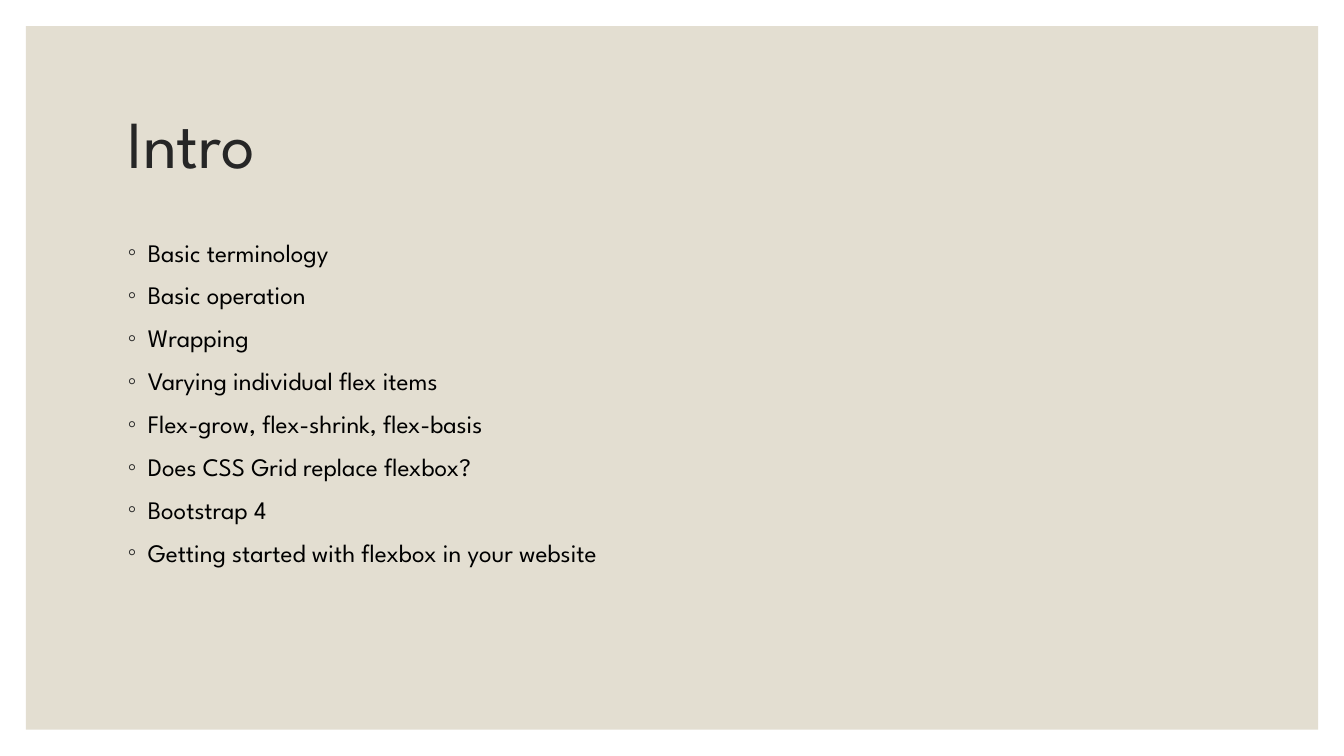
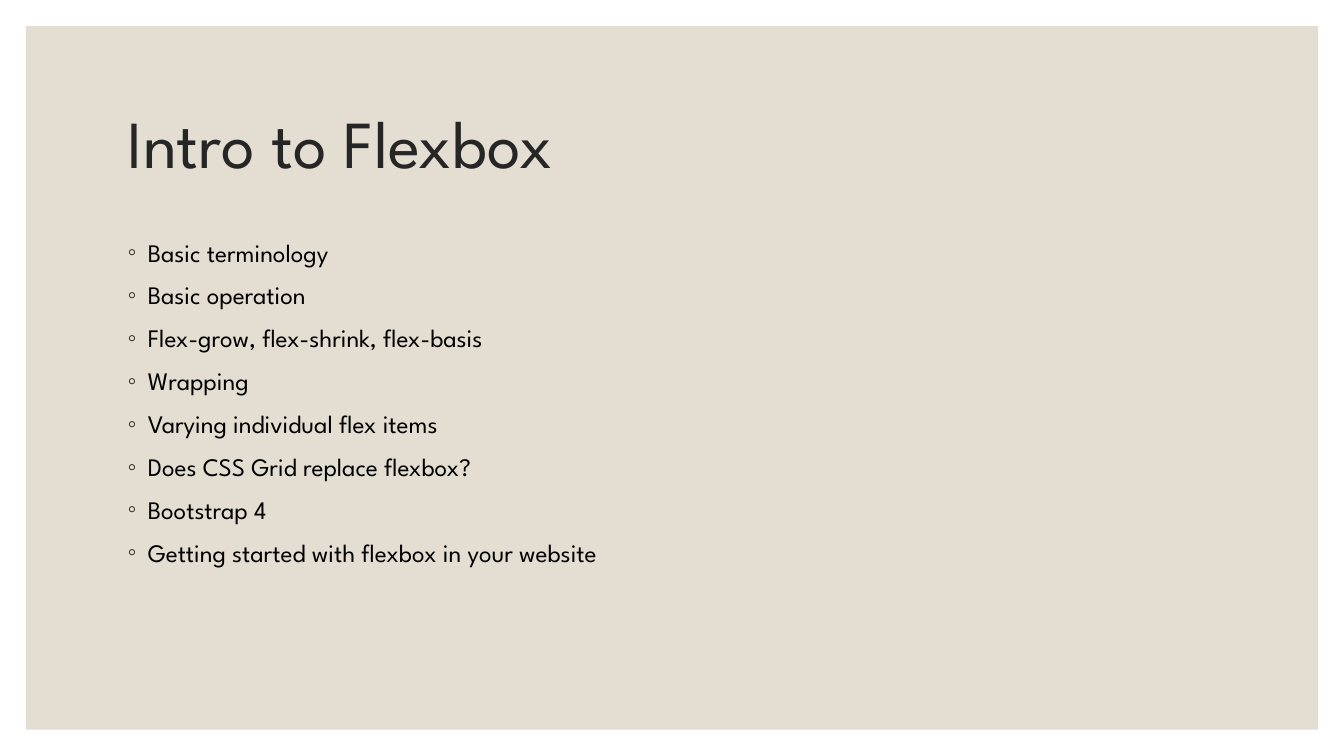
Before and after one commit to mikehans/FE-meetup-flexbox, a slide deck: slide 1 of talk/talk.pptx. Drawn at 1344x756 pixels with LibreOffice and Linux fonts; fonts in the diff are those of the drawing. Boxes give left, top, right and bottom in pixels: in the first picture for what was removed or moved away, otherwise in the second. Text is boxed around its words. In the diff, an @@ line names an element or a change of style, - is before the commit and + after.

```diff
--- a/talk/talk.pptx
+++ b/talk/talk.pptx
@@ title at <box>128,121,553,169</box>: text changed @@
-Intro
+Intro to Flexbox
@@ text at <box>148,329,482,353</box>: paragraph added @@
+◦ Flex-grow, flex-shrink, flex-basis
@@ text at <box>148,415,482,439</box>: paragraph removed @@
-◦ Flex-grow, flex-shrink, flex-basis
```
Also in this commit, not shown: 4 other slides changed, 1 slide added, 3 other files.
